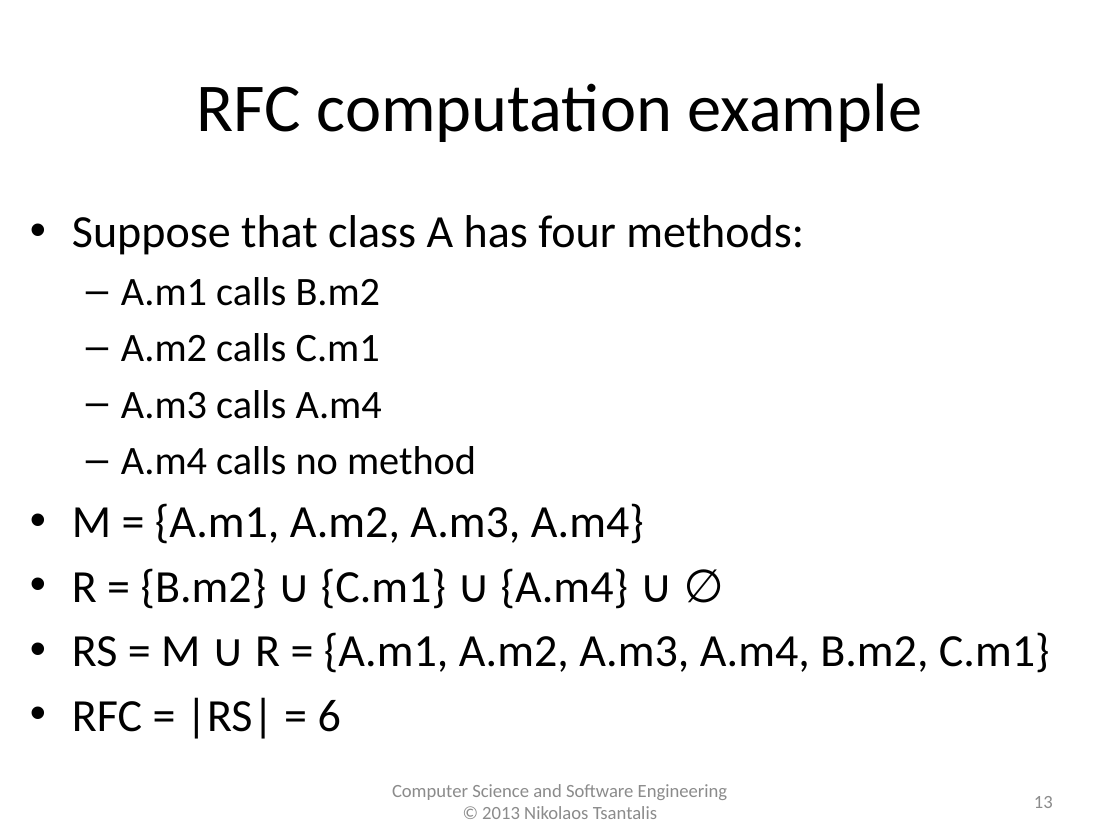
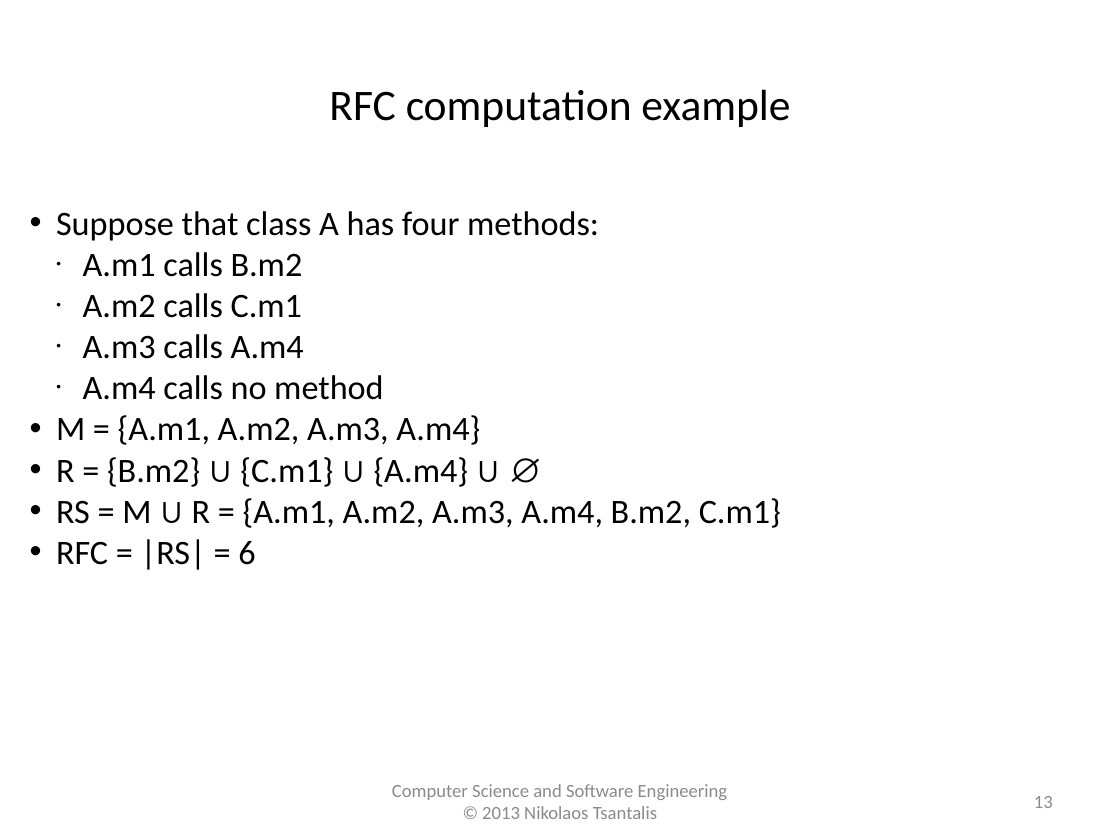
Before and after one commit to tajmilur-rahman/SOEN6611, a slide deck: slide 13 of lectures/lec3/Object-Oriented_Metrics_CK.pptx. Drawn at 1120x840 pixels with LibreOffice and Linux fonts; fonts in the diff are those of the drawing. Boxes give left, top, right and bottom in pixels: in the first picture for what was removed or moved away, otherwise in the second. Text is boxed around its words. In the diff, an @@ line names an element or a change of style, - is before the commit and + after.

Commit message:
project data files updated. class lectures updated.

```diff
--- a/lectures/lec3/Object-Oriented_Metrics_CK.pptx
+++ b/lectures/lec3/Object-Oriented_Metrics_CK.pptx
@@ text "RFC computation example" at [329,89,790,127]: size 44 to 28 pt @@
@@ text "Suppose that class A has ..." at [56,211,781,570]: size 29.6 to 22 pt in "Suppose that class A has four methods:", "M = {A.m1, A.m2, A.m3, A.m4}", "R = {B.m2} ∪ {C.m1} ∪ {A.m4} ...", "RS = M ∪ R = {A.m1, ..." and 1 more places; size 25.9 to 22 pt in "A.m1 calls B.m2", "A.m2 calls C.m1", "A.m3 calls A.m4", "A.m4 calls no method"; font Calibri to Arial in "∪ ∪ ∪ ∅", "∪"; indent changed; less space between paragraphs; bullet – to ● @@
```
Also in this commit, not shown: 20 other slides changed, 9 other files.
